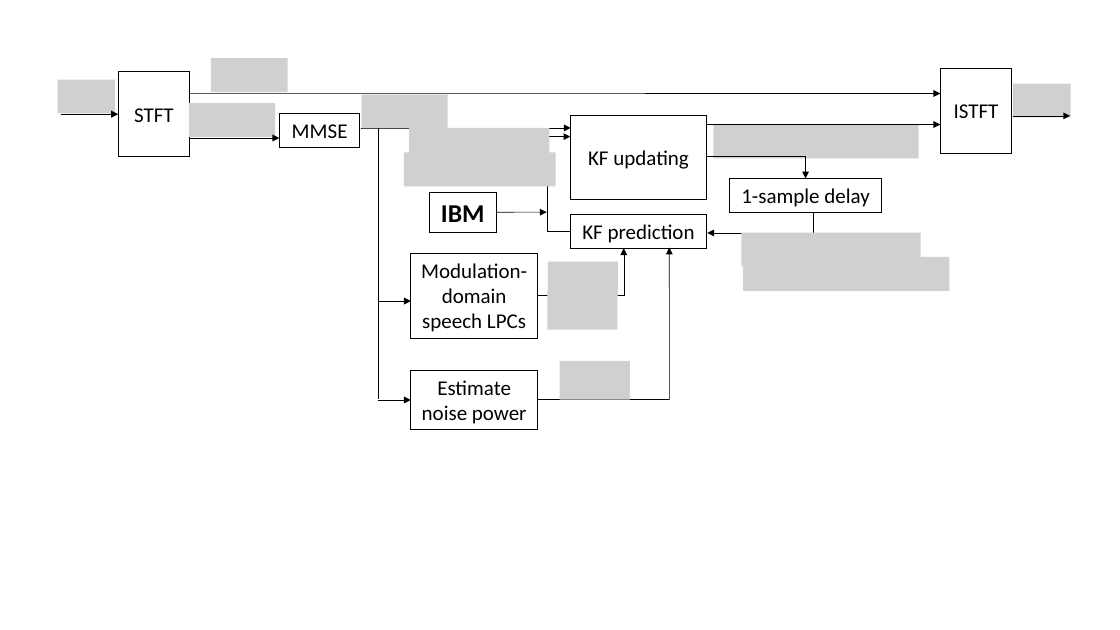
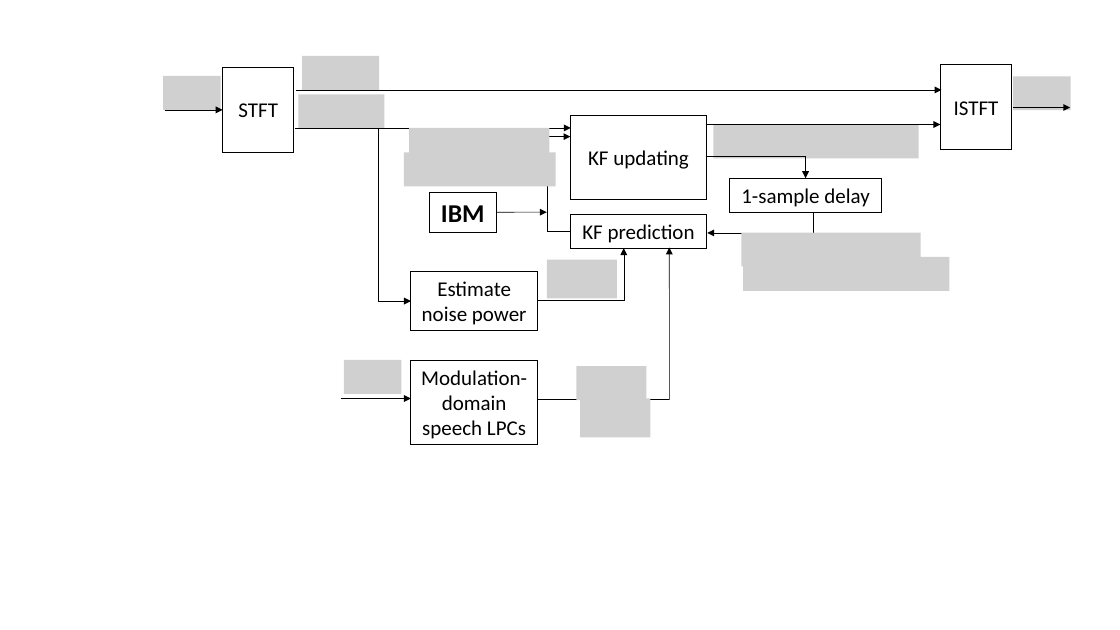
Before and after one commit to jygoh1/FinalYearProject, a slide deck: slide 1 of Final Report/block diagram BMMDKF.pptx. Drawn at 1120x630 pixels with LibreOffice and Linux fonts; fonts in the diff are those of the drawing; grey boxes stand for pictures. Boxes give left, top, right and bottom in pixels: in the first picture for what was removed or moved away, otherwise in the second. Text is boxed around its words. In the diff, an @@ line names an element or a change of style, - is before the commit and + after.

```diff
--- a/Final Report/block diagram BMMDKF.pptx
+++ b/Final Report/block diagram BMMDKF.pptx
@@ picture removed at (211, 58, 288, 92) @@
@@ picture added at (302, 56, 380, 90) @@
@@ picture removed at (58, 80, 116, 113) @@
@@ picture added at (163, 76, 221, 109) @@
@@ rectangle "STFT": place and size @@
-rectangle "STFT" at (118, 71, 190, 156)
+rectangle "STFT" at (223, 67, 294, 152)
@@ picture: place and size @@
-picture at (1013, 83, 1071, 117)
+picture at (1013, 76, 1071, 110)
@@ arrow moved from (60, 114) - (118, 114) to (165, 110) - (223, 110) @@
@@ picture removed at (189, 103, 276, 137) @@
@@ rectangle removed at (280, 114, 360, 148) @@
-MMSE
@@ arrow moved from (190, 93) - (940, 93) to (296, 90) - (942, 90) @@
@@ picture added at (298, 94, 385, 128) @@
@@ picture removed at (362, 95, 449, 129) @@
@@ arrow moved from (1013, 116) - (1070, 116) to (1013, 108) - (1070, 108) @@
@@ arrow removed from (190, 138) to (280, 138) @@
@@ arrow moved from (360, 128) - (571, 128) to (295, 128) - (571, 128) @@
@@ line moved from (378, 128) - (378, 399) to (378, 128) - (378, 301) @@
@@ arrow moved from (624, 296) - (624, 248) to (624, 301) - (624, 248) @@
@@ rectangle "Estimate noise power": place and size @@
-rectangle "Estimate noise power" at (411, 371, 538, 430)
+rectangle "Estimate noise power" at (411, 271, 538, 331)
@@ picture removed at (548, 291, 618, 329) @@
@@ line moved from (538, 296) - (624, 296) to (538, 301) - (624, 301) @@
@@ picture added at (344, 360, 402, 394) @@
@@ rectangle "Modulation-domain speech LPCs": place and size @@
-rectangle "Modulation-domain speech LPCs" at (411, 253, 538, 338)
+rectangle "Modulation-domain speech LPCs" at (411, 360, 538, 445)
@@ picture: place and size @@
-picture at (560, 361, 629, 400)
+picture at (576, 366, 646, 400)
@@ arrow moved from (378, 400) - (411, 400) to (341, 398) - (411, 398) @@
@@ picture added at (581, 398, 650, 437) @@
```
Also in this commit, not shown: 18 other files.
